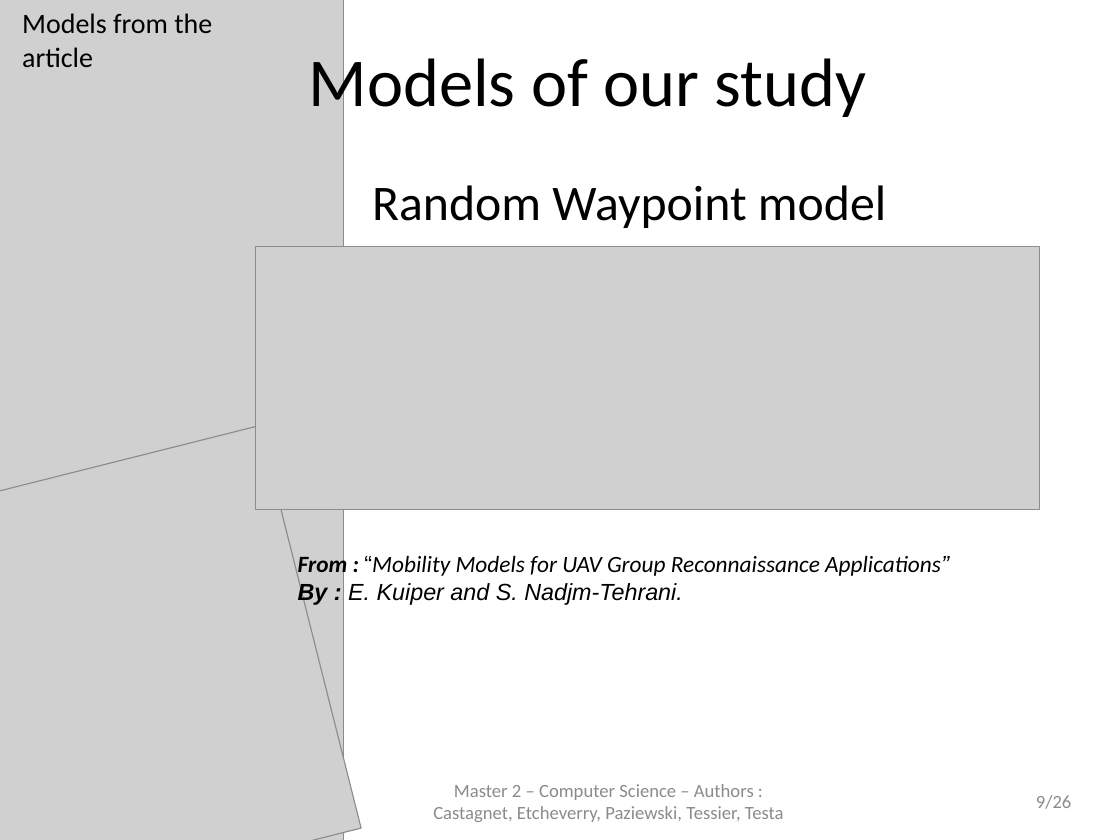
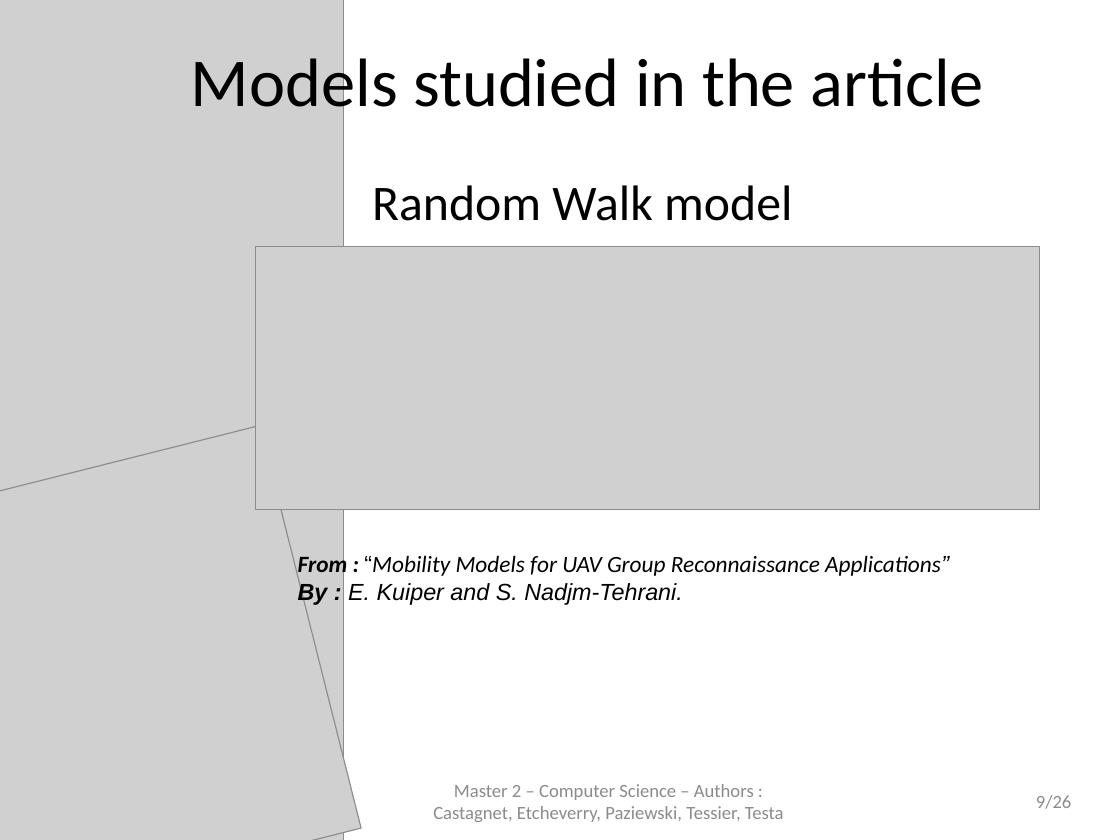
Before and after one commit to jetcheve/M2_PER_MMUAVGRA, a slide deck: slide 9 of ressources/presentation/PresentationPER_Desbarats_V3.pptx. Drawn at 1120x840 pixels with LibreOffice and Linux fonts; fonts in the diff are those of the drawing; grey boxes stand for pictures; background and template pictures are left out. Boxes give left, top, right and bottom in pixels: in the first picture for what was removed or moved away, otherwise in the second. Text is boxed around its words. In the diff, an @@ line names an element or a change of style, - is before the commit and + after.

```diff
--- a/ressources/presentation/PresentationPER_Desbarats_V3.pptx
+++ b/ressources/presentation/PresentationPER_Desbarats_V3.pptx
@@ text removed at <box>22,13,212,67</box> @@
-Models from the article
@@ text at <box>191,50,983,123</box>: text changed @@
-Models of our study
+Models studied in the article
@@ text at <box>372,185,792,221</box>: text changed @@
-  Random Waypoint model
+  Random Walk model
```
Also in this commit, not shown: 15 other slides changed, 1 other file.
